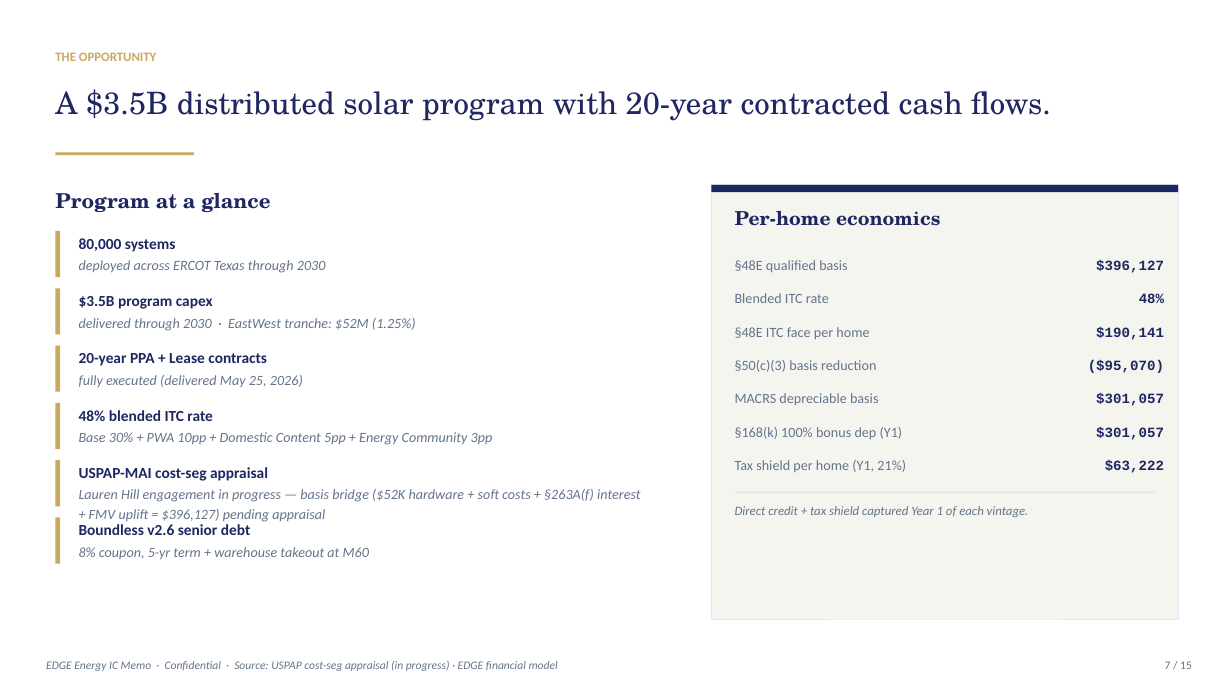
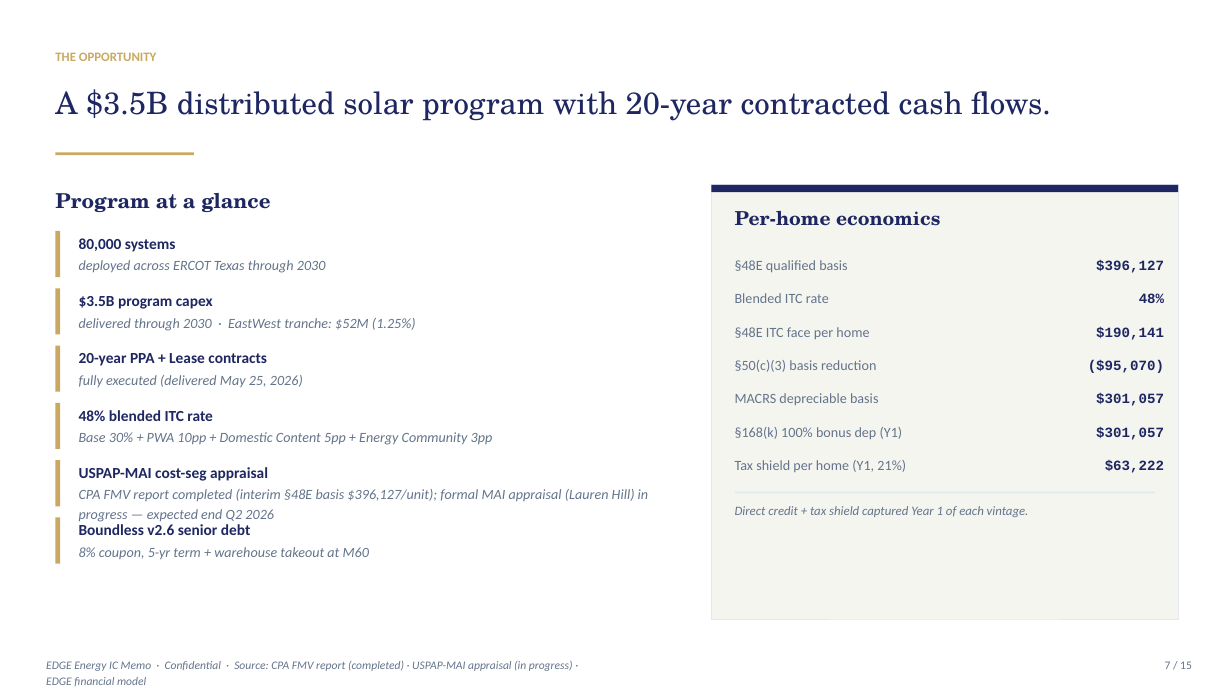
Before and after one commit to allurecg/Financial-Model, a slide deck: slide 7 of EDGE-EastWest-Bank-TaxEquity-IC-Memo.pptx. Drawn at 1232x693 pixels with LibreOffice and Linux fonts; fonts in the diff are those of the drawing. Boxes give left, top, right and bottom in pixels: in the first picture for what was removed or moved away, otherwise in the second. Text is boxed around its words. In the diff, an @@ line names an element or a change of style, - is before the commit and + after.

```diff
--- a/EDGE-EastWest-Bank-TaxEquity-IC-Memo.pptx
+++ b/EDGE-EastWest-Bank-TaxEquity-IC-Memo.pptx
@@ text at bbox=[79, 489, 648, 522]: text changed @@
-Lauren Hill engagement in progress — basis bridge ($52K hardware + soft costs + §263A(f) interest + FMV uplift = $396,127) pending appraisal
+CPA FMV report completed (interim §48E basis $396,127/unit); formal MAI appraisal (Lauren Hill) in progress — expected end Q2 2026
@@ text at bbox=[46, 661, 573, 686]: text changed @@
-EDGE Energy IC Memo · Confidential · Source: USPAP cost-seg appraisal (in progress) · EDGE financial model
+EDGE Energy IC Memo · Confidential · Source: CPA FMV report (completed) · USPAP-MAI appraisal (in progress) · EDGE financial model
```
Also in this commit, not shown: 4 other slides changed, 1 other file.
